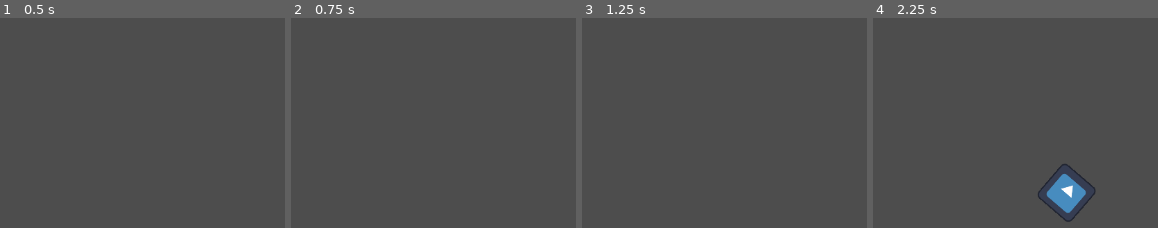
Above: before the commit, frames 1-4 (left to right).
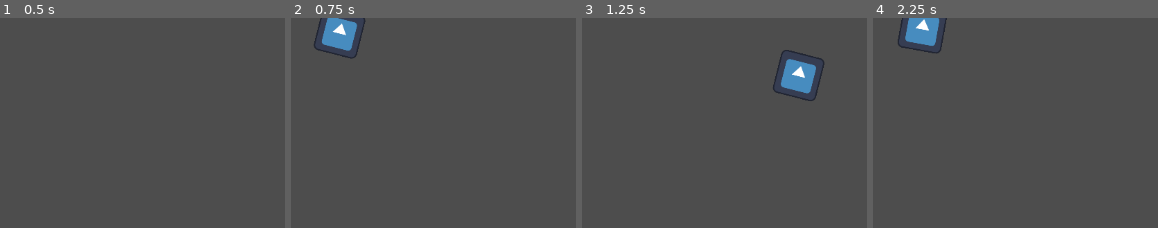
Above: after the commit, the same moments.

Repository: wokidoo/mcgamejam_2025
Game: Godot game, scene res://weapons/bubble_gun.tscn
Same seed, same stepped clock (60 frames per second), same inputs: the game is played once before the commit and once after it. This scene is started directly instead of the project's main scene. The engine's default icon, where the game draws it, is replaced by a stand-in: a white triangle on a blue panel in a dark square.
Inputs (mouse positions are in pixels of both pictures, inside the frame that each line leads up to):
- Up to frame 1 (0.5 s): no input
- Up to frame 2 (0.75 s): tap Enter at 0.5 s; move the mouse to (outside the picture) at 0.52 s; hold D (move_right) from 0.53 s (still down); tap Q (auto_fire, bound only after the commit) at 0.6 s
- Up to frame 3 (1.25 s): keep holding D (move_right)
- Up to frame 4 (2.25 s): move the mouse to (outside the picture) at 1.27 s; release D (move_right) at 1.28 s; hold S (move_down) 1.28-2.03 s; click (outside the picture) at 1.35 s; tap Q (auto_fire, bound only after the commit) at 1.55, 2.1 s; move the mouse to (outside the picture) at 2.02 s; hold D (move_right) from 2.03 s (still down)

Frame 1 is identical in both runs. In frame 2, 1.8% of the frame differs, in the area x 8-26%, y 0-20%; in frame 3, 2.0%; in frame 4, 3.7%, in the area x 8-78%, y 0-98%.

Commit message:
auto fire

Diff:
--- a/modules/weapons/weapon.gd
+++ b/modules/weapons/weapon.gd
@@ -19,6 +19,7 @@
 var direction: Vector2 = Vector2.ZERO
 var attack_timer: Timer
 @onready var sprite: Sprite2D = Sprite2D.new()
+@onready var auto_fire: bool = false
 
 func _ready():
 	attack_timer = Timer.new()
@@ -27,7 +28,10 @@
 	sprite.texture = texture
 
 func _physics_process(delta):
-	if Input.is_action_pressed(input_name):
+	if Input.is_action_just_pressed("auto_fire"):
+		auto_fire = !auto_fire
+
+	if auto_fire or Input.is_action_pressed(input_name):
 		if attack_timer.is_stopped():
 			direction = calculate_attack_direction()
 			attack_timer.start(1.0/attacks_per_second)
--- a/project.godot
+++ b/project.godot
@@ -51,6 +51,11 @@
 "events": [Object(InputEventMouseButton,"resource_local_to_scene":false,"resource_name":"","device":-1,"window_id":0,"a …(253 unchanged characters)…
 ]
 }
+auto_fire={
+"deadzone": 0.5,
+"events": [Object(InputEventKey,"resource_local_to_scene":false,"resource_name":"","device":-1,"window_id":0,"alt_pressed":false,"shift_pressed":false,"ctrl_pressed":false,"meta_pressed":false,"pressed":false,"keycode":0,"physical_keycode":81,"key_label":0,"unicode":113,"location":0,"echo":false,"script":null)
+]
+}
 
 [layer_names]
 
